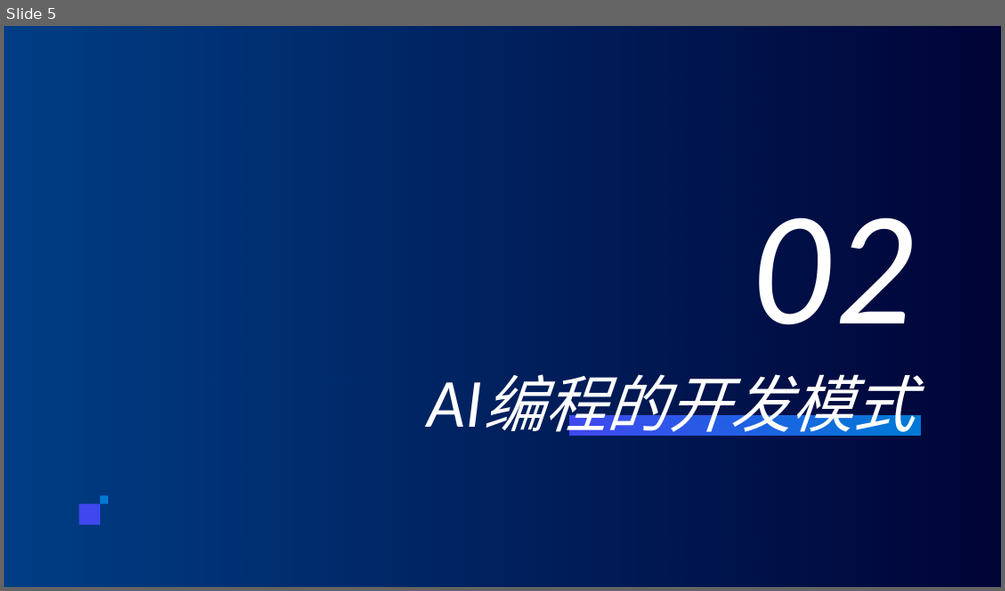
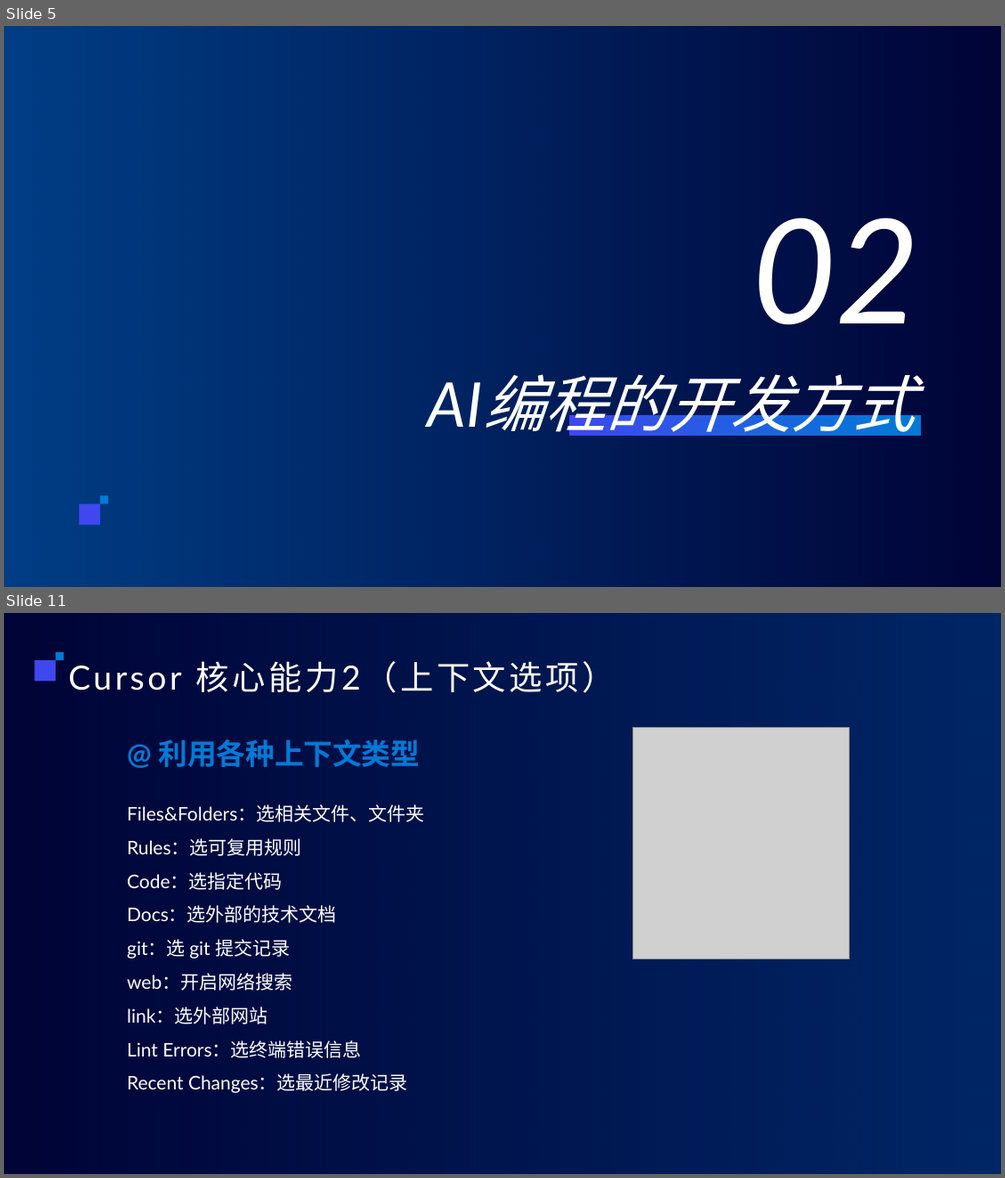
Before and after one commit to qq986063761/study, a slide deck: 分享/aiCode/ppt/AI编程.pptx. Shown one above the other, each under a label of ours: slide 5 before the commit, slides 5 and 11 after it; the slides between them are not shown. The pictures are 1005x591 and 1005x1178 pixels, drawn with LibreOffice and Linux fonts; fonts in the diff are those of the drawing; grey boxes stand for pictures; background and template pictures are left out. Boxes give left, top, right and bottom in pixels: in the first picture for what was removed or moved away, otherwise in the second. Text is boxed around its words. In the diff, an @@ line names an element or a change of style, - is before the commit and + after.

```diff
--- a/分享/aiCode/ppt/AI编程.pptx
+++ b/分享/aiCode/ppt/AI编程.pptx
@@ slide 11 added at (x1=4, y1=613, x2=1001, y2=1174), background picture (left out) @@
@@ rectangle added at (x1=4, y1=613, x2=1001, y2=1174), fill gradient #007AD6 @@
@@ rectangle added at (x1=34, y1=660, x2=56, y2=681), fill #3F48EF @@
@@ rectangle added at (x1=56, y1=652, x2=64, y2=660), fill #007AD6 @@
@@ title added at (x1=68, y1=661, x2=615, y2=693), 32 pt, text #FFFFFF @@
+Cursor 核心能力2（上下文选项）
@@ text added at (x1=159, y1=739, x2=421, y2=767), 28 pt, text #007AD6, bold @@
+@ 利用各种上下文类型
@@ picture added at (x1=633, y1=728, x2=850, y2=958) @@
@@ text added at (x1=127, y1=804, x2=424, y2=1093), 18 pt, text #FFFFFF @@
+Files&Folders：选相关文件、文件夹
+Rules：选可复用规则
+Code：选指定代码
+Docs：选外部的技术文档
+git：选 git 提交记录
+web：开启网络搜索
+link：选外部网站
+Lint Errors：选终端错误信息
+Recent Changes：选最近修改记录
@@ slide 5 changed as well @@
@@ title at (x1=393, y1=344, x2=921, y2=459): text changed @@
-AI编程的开发模式
+AI编程的开发方式
```
Also in this commit, not shown: 5 other slides changed, 9 other slides added, 8 slides removed, 5 other files.
